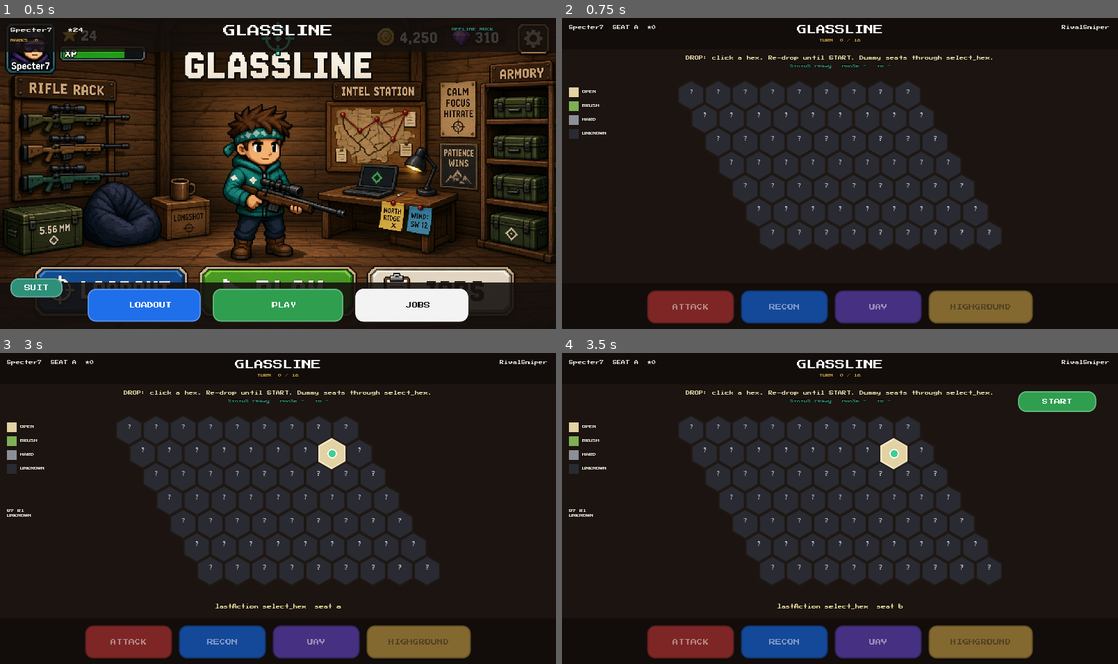
Above: before the commit, frames 1-4 (two rows, left to right).
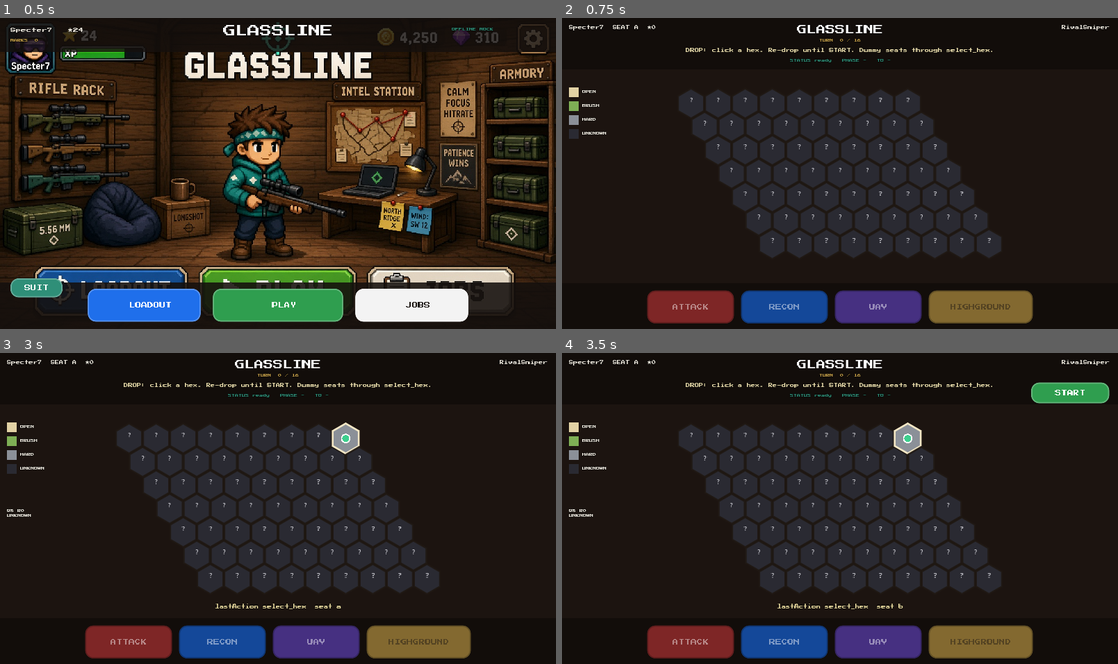
Above: after the commit, the same moments.

Repository: physikal/glassline-godot
Game: Godot game, scene res://scenes/lobby/hideout_lobby.tscn
Same seed, same stepped clock (60 frames per second), same inputs: the game is played once before the commit and once after it.
Inputs (mouse positions are in pixels of both pictures, inside the frame that each line leads up to):
- Up to frame 1 (0.5 s): no input
- Up to frame 2 (0.75 s): click "PLAY" at 0.5 s
- Up to frame 3 (3 s): tap A at 1.25, 2, 2.75 s; move the mouse to (400, 492) at 1.27 s; click (400, 492) at 1.42 s; move the mouse to (166, 524) at 2.02 s; click (166, 524) at 2.17 s; move the mouse to (333, 440) at 2.77 s; click (333, 440) at 2.92 s
- Up to frame 4 (3.5 s): no input

Frame 1 is identical in both runs. In frame 2, 8.7% of the frame differs, in the area x 21-79%, y 9-78%; in frame 3, 9.2%; in frame 4, 10%, in the area x 1-99%, y 9-78%.

Commit message:
Keep match status above the hex board and show rival delay.
Dummy turns now countdown in _process so the lining-up banner
is visible instead of sitting under the grid.

Co-authored-by: boody <boody@physikal.com>

Diff:
--- a/scenes/match/match_screen.gd
+++ b/scenes/match/match_screen.gd
@@ -35,6 +35,7 @@
 var _selected: Variant = null
 var _dummy_placed: bool = false
 var _dummy_busy: bool = false
+var _dummy_delay: float = 0.0
 var _relocate_hex: Variant = null
 
 
@@ -62,7 +63,7 @@
 	var top := ColorRect.new()
 	top.color = Color(0.07, 0.05, 0.04, 0.94)
 	top.set_anchors_and_offsets_preset(PRESET_TOP_WIDE)
-	top.offset_bottom = 72
+	top.offset_bottom = 118
 	add_child(top)
 
 	_you_chip = Label.new()
@@ -109,26 +110,26 @@
 	add_child(_legend_hover)
 
 	_board_host = Control.new()
-	_board_host.position = Vector2(230, 90)
-	_board_host.size = Vector2(820, 500)
+	_board_host.position = Vector2(230, 124)
+	_board_host.size = Vector2(820, 470)
 	_board_host.mouse_filter = Control.MOUSE_FILTER_STOP
 	_board_host.gui_input.connect(_on_board_input)
 	add_child(_board_host)
 
 	_board = HexBoard.new()
 	_board_host.add_child(_board)
-	_board.position = Vector2(410, 250)
+	_board.position = Vector2(410, 235)
 
 	_status = Label.new()
-	_status.position = Vector2(240, 88)
-	_status.size = Vector2(800, 24)
+	_status.position = Vector2(160, 70)
+	_status.size = Vector2(960, 24)
 	_status.horizontal_alignment = HORIZONTAL_ALIGNMENT_CENTER
 	Chrome.apply_label(_status, 10, Color("f0e3b0"), true)
 	add_child(_status)
 
 	_phase = Label.new()
-	_phase.position = Vector2(240, 108)
-	_phase.size = Vector2(800, 20)
+	_phase.position = Vector2(160, 94)
+	_phase.size = Vector2(960, 20)
 	_phase.horizontal_alignment = HORIZONTAL_ALIGNMENT_CENTER
 	Chrome.apply_label(_phase, 8, Chrome.TEAL, true)
 	add_child(_phase)
@@ -161,7 +162,7 @@
 	row.add_child(high)
 
 	_btn_start = Chrome.chunk_button("START", Chrome.PLAY_GREEN, Color.WHITE, Vector2(180, 48))
-	_btn_start.position = Vector2(1050, 88)
+	_btn_start.position = Vector2(1080, 68)
 	_btn_start.pressed.connect(_on_start)
 	add_child(_btn_start)
 
@@ -440,29 +441,42 @@
 	return result
 
 
+func _process(delta: float) -> void:
+	if _dummy_delay <= 0.0:
+		return
+	_dummy_delay = maxf(0.0, _dummy_delay - delta)
+	_status.text = "Rival is lining up…  %.1fs" % _dummy_delay
+	if _dummy_delay <= 0.0:
+		_dummy_step()
+
+
 func _queue_dummy(snap: Snapshot) -> void:
-	if _dummy_busy:
+	if _dummy_busy or _dummy_delay > 0.0:
 		return
 	if snap.status() != Contract.STATUS_ACTIVE:
 		return
 	if str(snap.whose_turn()) == snap.you_seat():
 		return
 	_dummy_busy = true
+	_dummy_delay = 1.1
+	_status.text = "Rival is lining up…  1.1s"
 	_toast.text = "RivalSniper is taking the glass…"
-	get_tree().create_timer(0.85).timeout.connect(_dummy_step)
 
 
 func _dummy_step() -> void:
 	var dummy_snap: Snapshot = Snapshot.from_dict(MockMatchServer.get_snapshot(ClientSession.match_id, ClientSession.dummy_player_id))
 	if dummy_snap.status() != Contract.STATUS_ACTIVE or str(dummy_snap.whose_turn()) == ClientSession.seat:
 		_dummy_busy = false
+		_dummy_delay = 0.0
 		return
 	if str(dummy_snap.phase()) == Contract.PHASE_ACTION:
 		_submit_as(ClientSession.dummy_player_id, ActionIntent.recon(4, 3))
-		get_tree().create_timer(0.7).timeout.connect(_dummy_step)
+		_dummy_delay = 0.9
+		_status.text = "Rival is lining up…  0.9s"
 	elif str(dummy_snap.phase()) == Contract.PHASE_END_TURN:
 		_submit_as(ClientSession.dummy_player_id, ActionIntent.end_turn(Contract.DEFAULT_EXPOSURE))
 		_dummy_busy = false
+		_dummy_delay = 0.0
 
 
 func _show_ended(snap: Snapshot) -> void:
